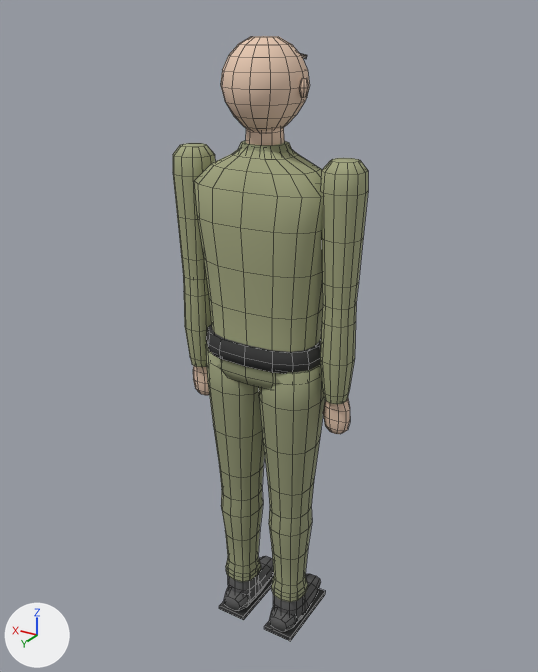
A saved change to the Blender file shared/engine/assets/character.blend.
Both versions are drawn from a 50 mm camera at (-1.023, 1.685, 1.861) aimed at (0.015, -0.044, 0.996). The axes (+X, +Y, +Z) are drawn at lower left. The lights are the same throughout. The older version comes first. Mesh edges are drawn as thin lines.

Names of what the first picture shows: 'Character'.
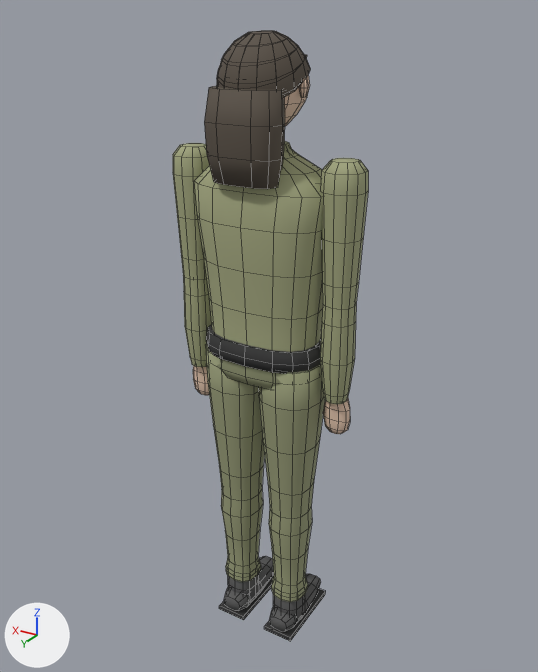
What the commit changed:
Material 'char_hairLong' (mat_char_hairlong) is new.
Its base color is (0.1, 0.08, 0.06) (brown #595045).
Its roughness is 0.85.
Material 'char_hairBuzz' (mat_char_hairbuzz) is new.
Its base color is (0.1, 0.08, 0.06) (brown #595045).
Its roughness is 0.85.
Material 'char_hairShort' (mat_char_hairshort) is new.
Its base color is (0.1, 0.08, 0.06) (brown #595045).
Its roughness is 0.85.
me_character_002 is used by ob_character; location (0.0, 0.0, 0.0).
me_character_002 had 1455 vertices, 1195 faces and spanned x -0.29..0.29, y -0.17..0.12, z 0.0..1.81.
me_character_002 now has 1735 vertices, 1422 faces and spans x -0.29..0.29, y -0.17..0.15, z 0.0..1.83.
me_character_002 part 1: a new loose piece of 80 vertices spanning x -0.12..0.12, y -0.1..0.12, z 1.66..1.83, in mat_char_hairshort (brown #595045).
me_character_002 part 2: a new loose piece of 80 vertices spanning x -0.12..0.12, y -0.1..0.13, z 1.65..1.83, in mat_char_hairlong (brown #595045).
me_character_002 part 3: a new loose piece of 40 vertices spanning x -0.11..0.11, y 0.04..0.15, z 1.47..1.7, in mat_char_hairlong (brown #595045).
Other edits to the shape of me_character_002 do not show in these pictures.
me_character_002 gains material mat_char_hairshort (brown #595045).
me_character_002 gains material mat_char_hairlong (brown #595045).
me_character_002 gains material mat_char_hairbuzz (brown #595045).

Location of each change, [x1, y1, x2, y2] in pixels of the pictures (538 x 672 px):
'Character', reshaped: before [173, 36, 368, 641]; after [173, 30, 368, 641]
part 1 of me_character_002, added (brown): after [217, 33, 302, 95]
part 2 of me_character_002, added: after [217, 30, 310, 98]
part 3 of me_character_002, added (brown): after [204, 86, 285, 189]
